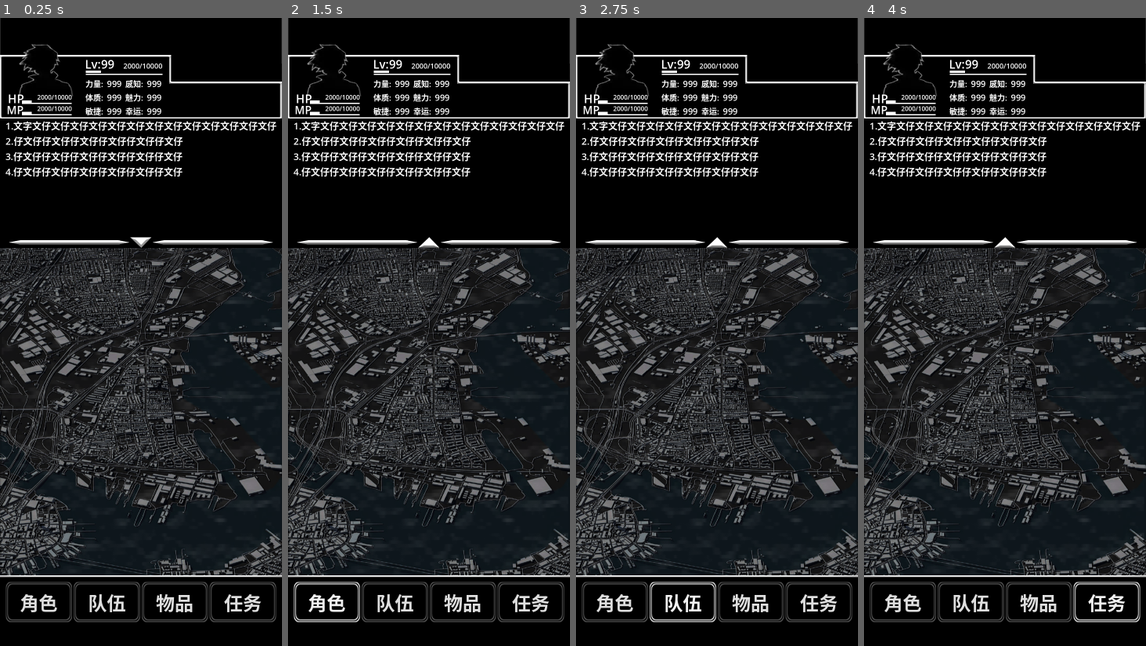
Above: before the commit, frames 1-4 (left to right).
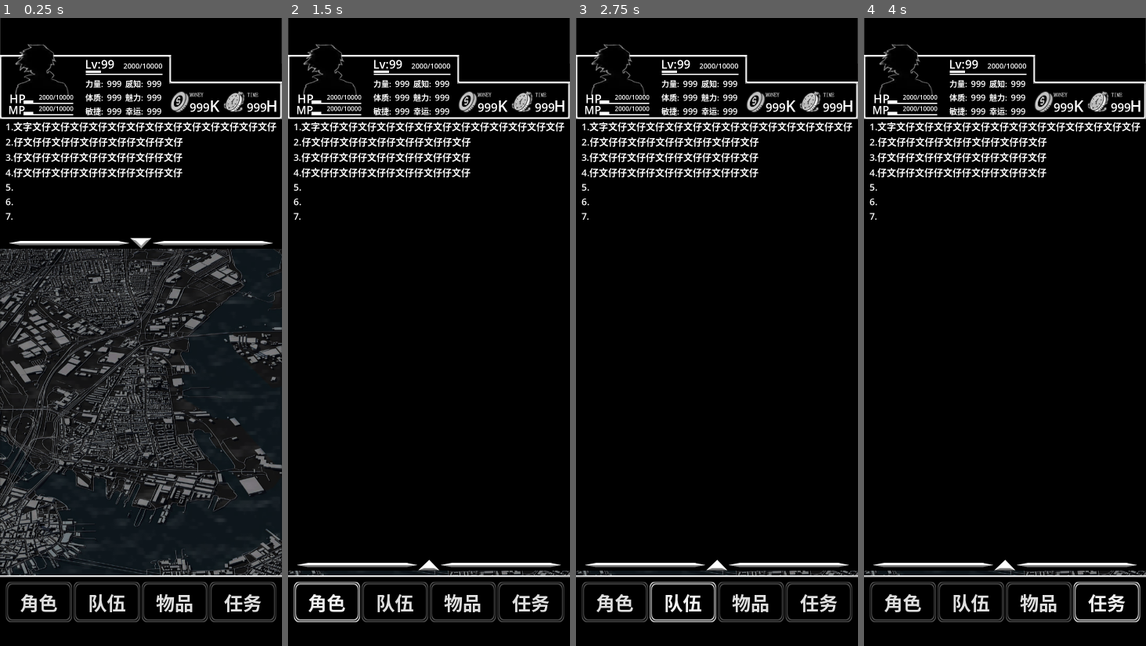
Above: after the commit, the same moments.

Repository: liukaibtx168/BishoujoAcademy
Game: Godot game, scene res://Resource/src/tscn/story_scene.tscn
Same seed, same stepped clock (60 frames per second), same inputs: the game is played once before the commit and once after it. This scene is started directly instead of the project's main scene.
Inputs (mouse positions are in pixels of both pictures, inside the frame that each line leads up to):
- Up to frame 1 (0.25 s): no input
- Up to frame 2 (1.5 s): click (429, 244) at 0.5 s; click "角色" at 1.25 s
- Up to frame 3 (2.75 s): click "队伍" at 2 s
- Up to frame 4 (4 s): click "物品" at 2.75 s; click "任务" at 3.5 s

The runs differ from the first frame. In frame 1, 4.3% of the frame differs, in the area x 0-100%, y 4-37%; in frame 2, 43%, in the area x 0-100%, y 4-88%; in frame 3, 43%; in frame 4, 43%.

Commit message:
增加记录界面收缩，货币时间图标

Diff:
--- /dev/null
+++ b/BishoujoAcademy/Resource/src/script/story_scene.gd
@@ -0,0 +1,87 @@
+extends Node2D
+
+# 添加一个变量来跟踪状态
+var is_expanded = false
+var expanded_height = 1150
+var collapsed_height = 330
+
+# 添加历史记录行数限制
+var max_collapsed_lines = 8
+var max_expanded_lines = 30
+var full_history_text = ""  # 存储完整的历史记录
+
+func _ready():
+	# 查找节点，使用更灵活的方式
+	var button_collapse = find_child("Button_collapse", true, false)
+	var history_panel = find_child("History", true, false)
+	var history_text = find_child("History_text", true, false)
+
+	# 保存完整历史记录
+	full_history_text = history_text.text
+
+	# 确保按钮连接到切换函数
+	button_collapse.pressed.connect(_on_button_collapse_pressed)
+
+	# 初始状态设置为折叠
+	_update_history_panel_size(history_panel, false)
+	_update_history_text(history_text, false)
+	print("StoryScene: 初始化完成")
+
+func _on_button_collapse_pressed():
+	# 获取节点引用
+	var button_collapse = find_child("Button_collapse", true, false)
+	var history_panel = find_child("History", true, false)
+	var history_text = find_child("History_text", true, false)
+
+	if not button_collapse or not history_panel or not history_text:
+		return
+
+	# 切换展开/折叠状态
+	is_expanded = !is_expanded
+
+	# 更新历史面板大小
+	_update_history_panel_size(history_panel, is_expanded)
+
+	# 更新历史文本内容
+	_update_history_text(history_text, is_expanded)
+
+	print("StoryScene: 切换状态为 ", "展开" if is_expanded else "折叠")
+
+func _update_history_panel_size(panel, expanded: bool):
+	if panel:
+		var new_height = expanded_height if expanded else collapsed_height
+
+		# 只更改高度，保持宽度不变
+		panel.size.y = new_height
+		print("StoryScene: 更新历史面板高度为 ", new_height)
+
+# 新增：根据展开/折叠状态更新历史文本
+func _update_history_text(text_label, expanded: bool):
+	if text_label:
+		var max_lines = max_expanded_lines if expanded else max_collapsed_lines
+		var lines = full_history_text.split("\n")
+
+		# 如果行数超过限制，只显示指定数量的行
+		if lines.size() > max_lines:
+			var limited_text = ""
+			for i in range(max_lines):
+				limited_text += lines[i] + "\n"
+			text_label.text = limited_text.strip_edges()
+		else:
+			# 如果行数未超过限制，显示全部
+			text_label.text = full_history_text
+
+		print("StoryScene: 更新历史文本，显示 ", max_lines, " 行")
+
+# 添加一个公共方法，用于添加新的历史记录
+func add_history_entry(entry: String):
+	# 获取历史文本节点
+	var history_text = find_child("History_text", true, false)
+	if not history_text:
+		return
+
+	# 添加新条目到完整历史记录
+	full_history_text += entry + "\n"
+
+	# 更新显示
+	_update_history_text(history_text, is_expanded)
--- a/BishoujoAcademy/Resource/src/tscn/story_scene.tscn
+++ b/BishoujoAcademy/Resource/src/tscn/story_scene.tscn
@@ -1,14 +1,18 @@
-[gd_scene load_steps=8 format=3 uid="uid://5pti3k2o13jq"]
+[gd_scene load_steps=11 format=3 uid="uid://5pti3k2o13jq"]
 
 [ext_resource type="Texture2D" uid="uid://dcg6y2v1w31um" path="res://Resource/res/scene/test_map_001.png" id="1_a2k8s"]
+[ext_resource type="Script" path="res://Resource/src/script/story_scene.gd" id="1_kwvqt"]
 [ext_resource type="Texture2D" uid="uid://b4ywtrt7drpej" path="res://Resource/res/ui/public/test_label_003.png" id="3_kbpo8"]
 [ext_resource type="Theme" uid="uid://6wrcds78waij" path="res://Resource/res/theme/my_theme_01.tres" id="4_p3lcm"]
 [ext_resource type="Texture2D" uid="uid://nh51tw6m13j2" path="res://Resource/res/ui/public/test_label_004.png" id="4_xgyw8"]
 [ext_resource type="Texture2D" uid="uid://dmvpr1qpqvd3c" path="res://Resource/res/icon/head/hero_head_001.png" id="5_dsqek"]
 [ext_resource type="Texture2D" uid="uid://c6d4q746rr5xd" path="res://Resource/res/ui/public/test_label_005.png" id="5_th2jy"]
 [ext_resource type="Texture2D" uid="uid://cjd1ln8y6vew4" path="res://Resource/res/ui/public/test_label_006.png" id="6_aqwom"]
-
-[node name="Node2D" type="Node2D"]
+[ext_resource type="Texture2D" uid="uid://dbdajv3a2kwj7" path="res://Resource/res/ui/public/test_icon_gold.png" id="7_6vfam"]
+[ext_resource type="Texture2D" uid="uid://d02jp2a7q70vg" path="res://Resource/res/ui/public/test_icon_time.png" id="8_435y2"]
+
+[node name="story_scene" type="Node2D"]
+script = ExtResource("1_kwvqt")
 
 [node name="map" type="Sprite2D" parent="."]
 position = Vector2(360, 800)
@@ -105,9 +109,9 @@
 anchors_preset = 4
 anchor_top = 0.5
 anchor_bottom = 0.5
-offset_left = 50.0
+offset_left = 40.0
 offset_top = -111.0
-offset_right = 189.0
+offset_right = 179.0
 offset_bottom = 23.0
 grow_vertical = 2
 texture = ExtResource("5_dsqek")
@@ -162,9 +166,9 @@
 anchors_preset = 4
 anchor_top = 0.5
 anchor_bottom = 0.5
-offset_left = 58.0
+offset_left = 62.0
 offset_top = 33.5
-offset_right = 185.0
+offset_right = 189.0
 offset_bottom = 42.5
 grow_vertical = 2
 theme = ExtResource("4_p3lcm")
@@ -208,9 +212,9 @@
 anchors_preset = 4
 anchor_top = 0.5
 anchor_bottom = 0.5
-offset_left = 58.0
+offset_left = 62.0
 offset_top = 62.5
-offset_right = 185.0
+offset_right = 189.0
 offset_bottom = 71.5
 grow_vertical = 2
 theme = ExtResource("4_p3lcm")
@@ -369,14 +373,115 @@
 horizontal_alignment = 2
 vertical_alignment = 1
 
+[node name="HBoxContainer" type="HBoxContainer" parent="CanvasLayer/TopArea/hero_data"]
+layout_mode = 1
+anchors_preset = 6
+anchor_left = 1.0
+anchor_top = 0.5
+anchor_right = 1.0
+anchor_bottom = 0.5
+offset_left = -287.0
+offset_top = 7.5
+offset_right = -61.0
+offset_bottom = 66.5
+grow_horizontal = 0
+grow_vertical = 2
+
+[node name="gold" type="TextureRect" parent="CanvasLayer/TopArea/hero_data/HBoxContainer"]
+layout_mode = 2
+size_flags_horizontal = 3
+texture = ExtResource("7_6vfam")
+
+[node name="gold_num" type="Label" parent="CanvasLayer/TopArea/hero_data/HBoxContainer/gold"]
+layout_mode = 1
+anchors_preset = 6
+anchor_left = 1.0
+anchor_top = 0.5
+anchor_right = 1.0
+anchor_bottom = 0.5
+offset_left = -36.0
+offset_top = -11.5
+offset_right = 15.0
+offset_bottom = 38.5
+grow_horizontal = 0
+grow_vertical = 2
+theme_override_font_sizes/font_size = 30
+text = "999"
+horizontal_alignment = 2
+vertical_alignment = 1
+
+[node name="gold_unit" type="Label" parent="CanvasLayer/TopArea/hero_data/HBoxContainer/gold"]
+layout_mode = 1
+anchors_preset = 6
+anchor_left = 1.0
+anchor_top = 0.5
+anchor_right = 1.0
+anchor_bottom = 0.5
+offset_left = 15.0
+offset_top = -18.0
+offset_right = 41.0
+offset_bottom = 37.0
+grow_horizontal = 0
+grow_vertical = 2
+theme_override_font_sizes/font_size = 40
+text = "K"
+horizontal_alignment = 1
+vertical_alignment = 1
+
+[node name="MarginContainer3" type="MarginContainer" parent="CanvasLayer/TopArea/hero_data/HBoxContainer"]
+layout_mode = 2
+theme_override_constants/margin_left = 20
+theme_override_constants/margin_right = 20
+
+[node name="time" type="TextureRect" parent="CanvasLayer/TopArea/hero_data/HBoxContainer"]
+layout_mode = 2
+size_flags_horizontal = 3
+texture = ExtResource("8_435y2")
+
+[node name="time_num" type="Label" parent="CanvasLayer/TopArea/hero_data/HBoxContainer/time"]
+layout_mode = 1
+anchors_preset = 6
+anchor_left = 1.0
+anchor_top = 0.5
+anchor_right = 1.0
+anchor_bottom = 0.5
+offset_left = -29.0
+offset_top = -11.5
+offset_right = 22.0
+offset_bottom = 38.5
+grow_horizontal = 0
+grow_vertical = 2
+theme_override_font_sizes/font_size = 30
+text = "999"
+horizontal_alignment = 2
+vertical_alignment = 1
+
+[node name="time_unit" type="Label" parent="CanvasLayer/TopArea/hero_data/HBoxContainer/time"]
+layout_mode = 1
+anchors_preset = 6
+anchor_left = 1.0
+anchor_top = 0.5
+anchor_right = 1.0
+anchor_bottom = 0.5
+offset_left = 20.0
+offset_top = -18.0
+offset_right = 50.0
+offset_bottom = 37.0
+grow_horizontal = 0
+grow_vertical = 2
+theme_override_font_sizes/font_size = 40
+text = "H"
+horizontal_alignment = 1
+vertical_alignment = 1
+
 [node name="History" type="ColorRect" parent="CanvasLayer"]
 anchors_preset = 5
 anchor_left = 0.5
 anchor_right = 0.5
 offset_left = -360.0
-offset_top = 256.0
+offset_top = 258.0
 offset_right = 360.0
-offset_bottom = 586.0
+offset_bottom = 588.0
 grow_horizontal = 2
 color = Color(0, 0, 0, 1)
 
@@ -398,7 +503,12 @@
 text = "1.文字文仔文仔文仔文仔文仔文仔文仔文仔文仔文仔文仔文仔文仔
 2.仔文仔仔文仔仔文仔仔文仔仔文仔仔文仔
 3.仔文仔仔文仔仔文仔仔文仔仔文仔仔文仔
-4.仔文仔仔文仔仔文仔仔文仔仔文仔仔文仔"
+4.仔文仔仔文仔仔文仔仔文仔仔文仔仔文仔
+5.
+6.
+7.
+
+"
 
 [node name="Button_collapse" type="TextureButton" parent="CanvasLayer/History/VBoxContainer"]
 layout_mode = 2
--- a/BishoujoAcademy/project.godot
+++ b/BishoujoAcademy/project.godot
@@ -19,6 +19,8 @@
 
 window/size/viewport_width=720
 window/size/viewport_height=1600
+window/size/window_width_override=450
+window/size/window_height_override=1000
 window/stretch/mode="viewport"
 window/fullsize=false
 
Binary file added: BishoujoAcademy/Resource/res/UI/public/test_icon_gold.png
Binary file added: BishoujoAcademy/Resource/res/UI/public/test_icon_time.png
